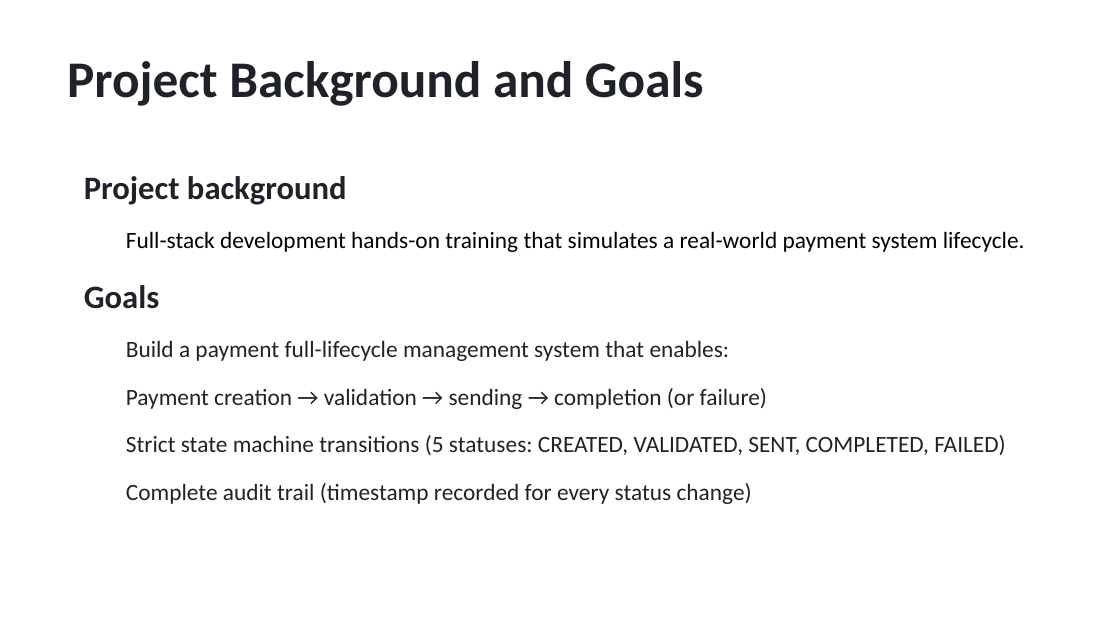
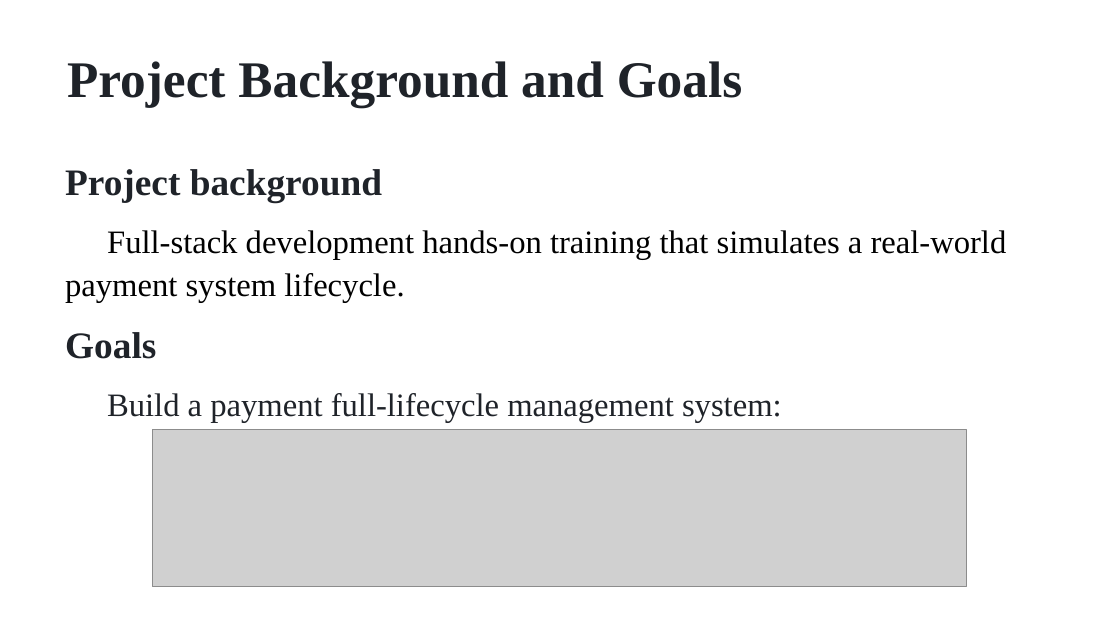
Before and after one commit to Neueda-Learning/Six, a slide deck: slide 3 of Payments-Processing-Presentation.pptx. Drawn at 1120x630 pixels with LibreOffice and Linux fonts; fonts in the diff are those of the drawing; grey boxes stand for pictures. Boxes give left, top, right and bottom in pixels: in the first picture for what was removed or moved away, otherwise in the second. Text is boxed around its words. In the diff, an @@ line names an element or a change of style, - is before the commit and + after.

```diff
--- a/Payments-Processing-Presentation.pptx
+++ b/Payments-Processing-Presentation.pptx
@@ text "Project Background and Goals" at (x1=67, y1=61, x2=742, y2=108): font Calibri to Times New Roman @@
@@ text "Project background" moved from (x1=84, y1=176, x2=1025, y2=504) to (x1=65, y1=169, x2=1007, y2=423) @@
@@ text at (x1=65, y1=169, x2=1007, y2=359): size 28 to 32 pt in "Project background", "Goals"; font Calibri to Times New Roman in "Project background", "Full-stack development hands-on training that simulates a ...", "Goals"; size 20 to 28 pt in "Full-stack development hands-on training that simulates a ..."; line spacing 1.2 to 1.1 @@
@@ text at (x1=107, y1=393, x2=782, y2=423): text changed; size 20 to 28 pt; font Calibri to Times New Roman @@
-Build a payment full-lifecycle management system that enables:
-Payment creation → validation → sending → completion (or failure)
-Strict state machine transitions (5 statuses: CREATED, VALIDATED, SENT, COMPLETED, FAILED)
-Complete audit trail (timestamp recorded for every status change)
+Build a payment full-lifecycle management system:
@@ picture added at (x1=152, y1=429, x2=966, y2=587) @@
```
Also in this commit, not shown: 9 other slides changed, 4 slides added, 5 slides removed.
